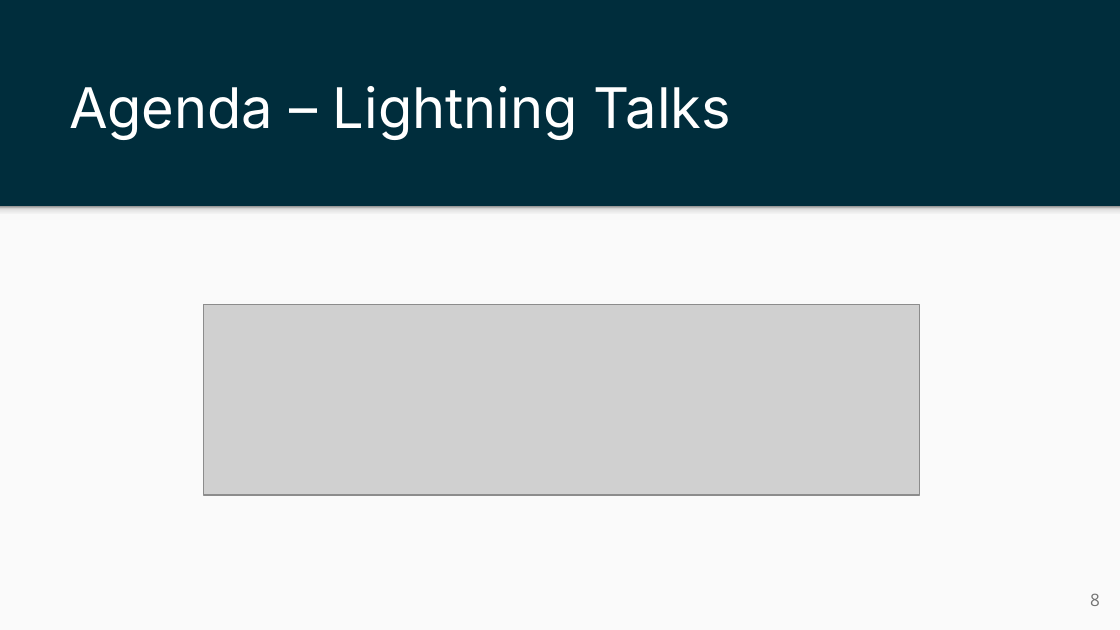
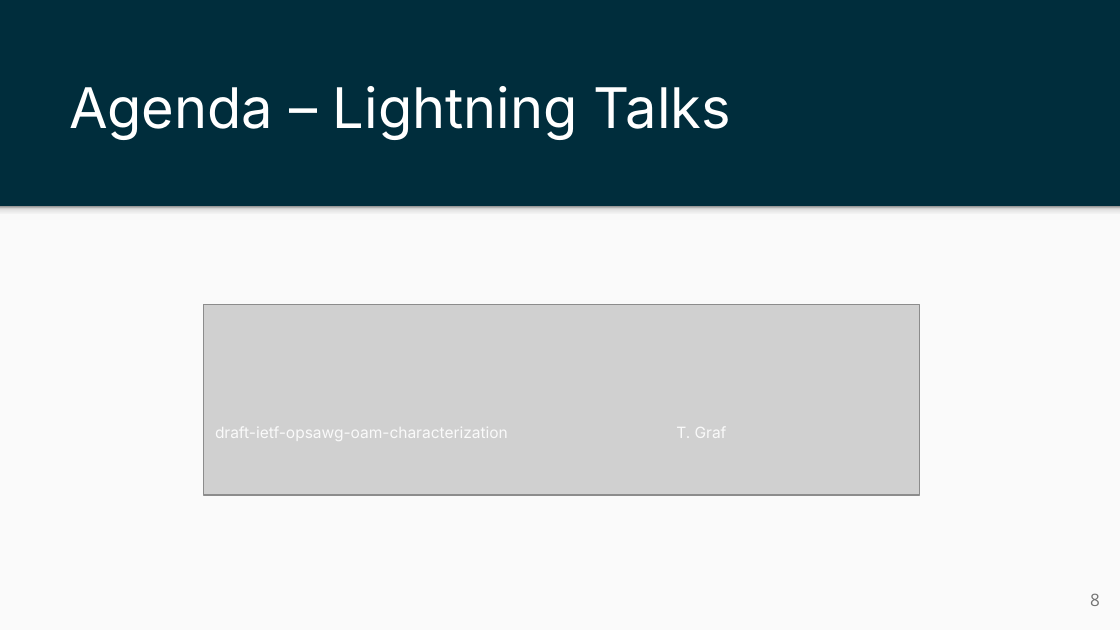
Before and after one commit to ietf-ippm/meeting-materials, a slide deck: slide 8 of ietf122-bangkok/chair-slides.pptx. Drawn at 1120x630 pixels with LibreOffice and Linux fonts; fonts in the diff are those of the drawing; grey boxes stand for pictures. Boxes give left, top, right and bottom in pixels: in the first picture for what was removed or moved away, otherwise in the second. Text is boxed around its words. In the diff, an @@ line names an element or a change of style, - is before the commit and + after.

Commit message:
added draft-ietf-opsawg-oam-characterization in lightning talks

```diff
--- a/ietf122-bangkok/chair-slides.pptx
+++ b/ietf122-bangkok/chair-slides.pptx
@@ text added at <box>215,427,508,441</box>, 10 pt, text #FAFAFA @@
+draft-ietf-opsawg-oam-characterization
@@ text added at <box>676,427,727,438</box>, 10 pt, text #FAFAFA @@
+T. Graf
```
